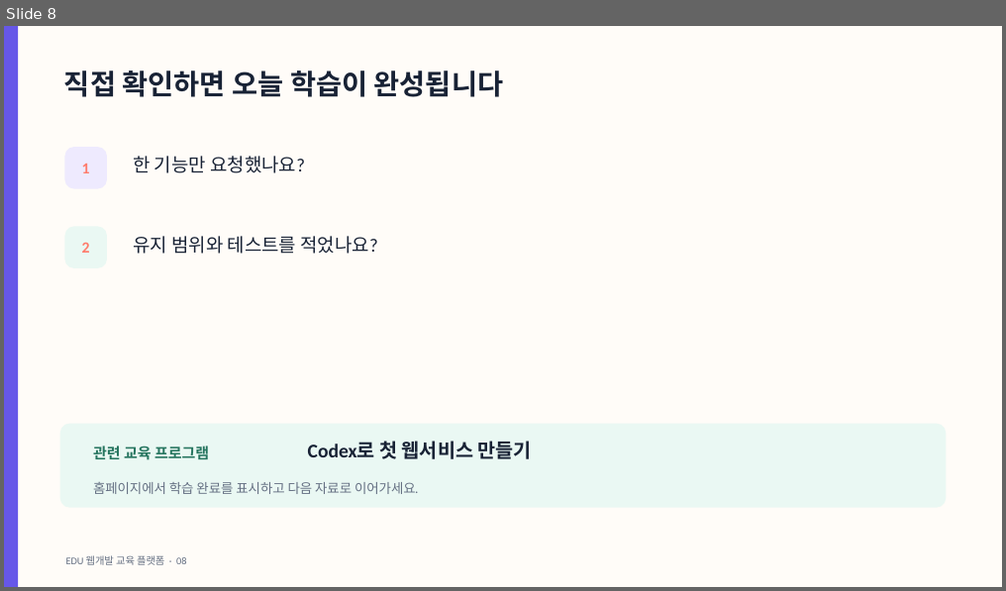
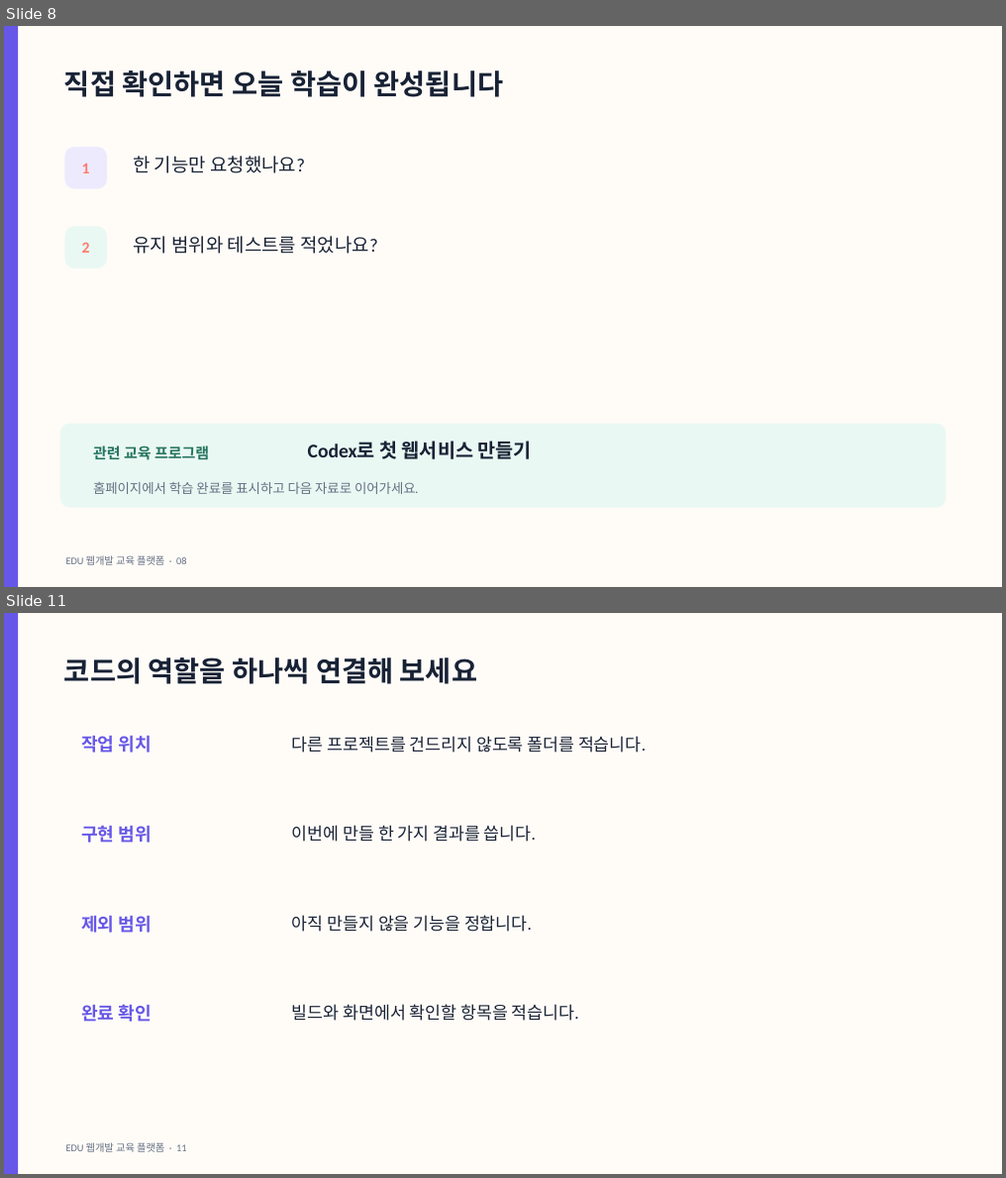
Before and after one commit to cursaman/edu, a slide deck: public/materials/ai-development/codex-request.pptx. Shown one above the other, each under a label of ours: slide 8 before the commit, slides 8 and 11 after it; the slides between them are not shown. The pictures are 1006x591 and 1006x1178 pixels, drawn with LibreOffice and Linux fonts; fonts in the diff are those of the drawing. Boxes give left, top, right and bottom in pixels: in the first picture for what was removed or moved away, otherwise in the second. Text is boxed around its words. In the diff, an @@ line names an element or a change of style, - is before the commit and + after.

Commit message:
대표 교육자료 6개 심화 콘텐츠 보강

```diff
--- a/public/materials/ai-development/codex-request.pptx
+++ b/public/materials/ai-development/codex-request.pptx
@@ slide 11 added at (4,613,1002,1174), background #FFFCF8 @@
@@ rectangle added at (4,613,18,1174), fill #6657E8 @@
@@ text added at (64,658,477,684), 27 pt, text #182235, bold @@
+코드의 역할을 하나씩 연결해 보세요
@@ text added at (81,736,152,753), 17.2 pt, text #6657E8, bold @@
+작업 위치
@@ text added at (292,736,646,753), 16.5 pt, text #182235 @@
+다른 프로젝트를 건드리지 않도록 폴더를 적습니다.
@@ text added at (81,825,152,843), 17.2 pt, text #6657E8, bold @@
+구현 범위
@@ text added at (292,825,536,842), 16.5 pt, text #182235 @@
+이번에 만들 한 가지 결과를 씁니다.
@@ text added at (81,916,152,933), 17.2 pt, text #6657E8, bold @@
+제외 범위
@@ text added at (292,915,532,932), 16.5 pt, text #182235 @@
+아직 만들지 않을 기능을 정합니다.
@@ text added at (81,1004,152,1022), 17.2 pt, text #6657E8, bold @@
+완료 확인
@@ text added at (292,1004,579,1021), 16.5 pt, text #182235 @@
+빌드와 화면에서 확인할 항목을 적습니다.
@@ text added at (66,1143,186,1153), 9.8 pt, text #657083 @@
+EDU 웹개발 교육 플랫폼 · 11
```
Also in this commit, not shown: 6 other slides added, 17 other files.
